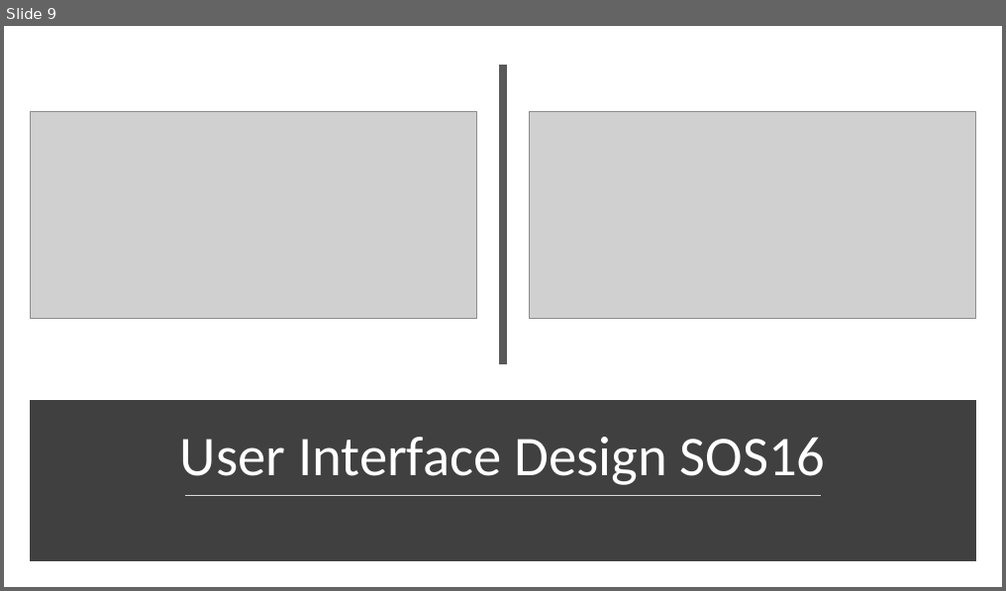
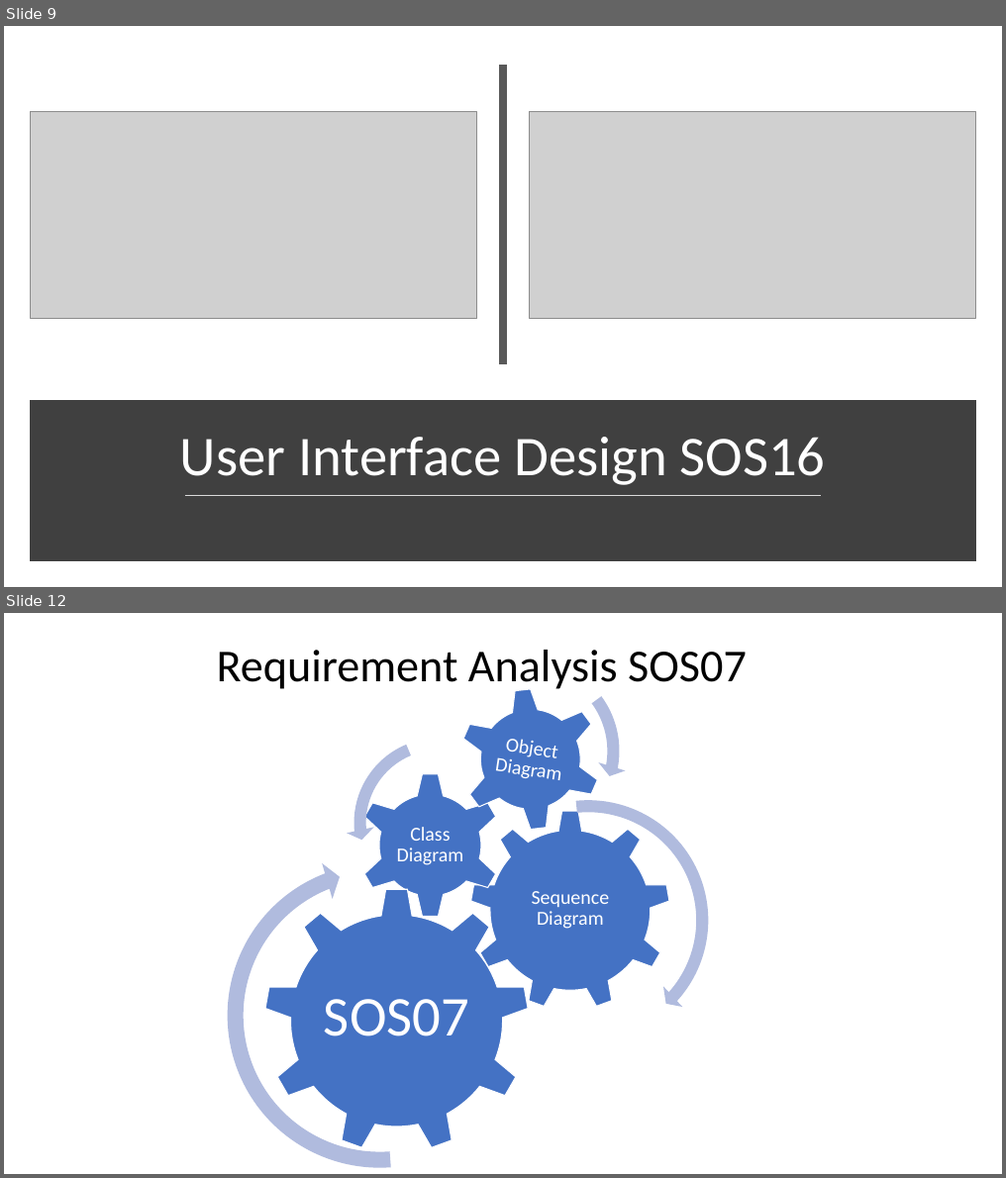
Before and after one commit to arocho032/CEN4010-Team-5, a slide deck: specifications/deliv1/SOS Deliverable 1 Presentation.pptx. Shown one above the other, each under a label of ours: slide 9 before the commit, slides 9 and 12 after it; the slides between them are not shown. The pictures are 1006x591 and 1006x1178 pixels, drawn with LibreOffice and Linux fonts; fonts in the diff are those of the drawing; grey boxes stand for pictures. Boxes give left, top, right and bottom in pixels: in the first picture for what was removed or moved away, otherwise in the second. Text is boxed around its words. In the diff, an @@ line names an element or a change of style, - is before the commit and + after.

```diff
--- a/specifications/deliv1/SOS Deliverable 1 Presentation.pptx
+++ b/specifications/deliv1/SOS Deliverable 1 Presentation.pptx
@@ slide 12 added at (4,613,1002,1174), background #FFFFFF @@
@@ group added at (347,613,716,1049): 3 gears, 3 texts, 2 circular arrows, 1 left circular arrow @@
+Sequence Diagram
+Class Diagram
+Object Diagram
@@ title added at (217,650,746,693), 44 pt, text #000000 @@
+Requirement Analysis SOS07
@@ circular arrow added at (181,817,578,1174), fill #B0BCDE @@
@@ gear added at (264,888,530,1154), fill #4472C4, outline #FFFFFF 1 pt @@
@@ text added at (324,999,469,1037), 54 pt, text #FFFFFF @@
+SOS07
```
Also in this commit, not shown: 3 slides changed, 2 other slides added, 3 slides removed, 1 other file.
